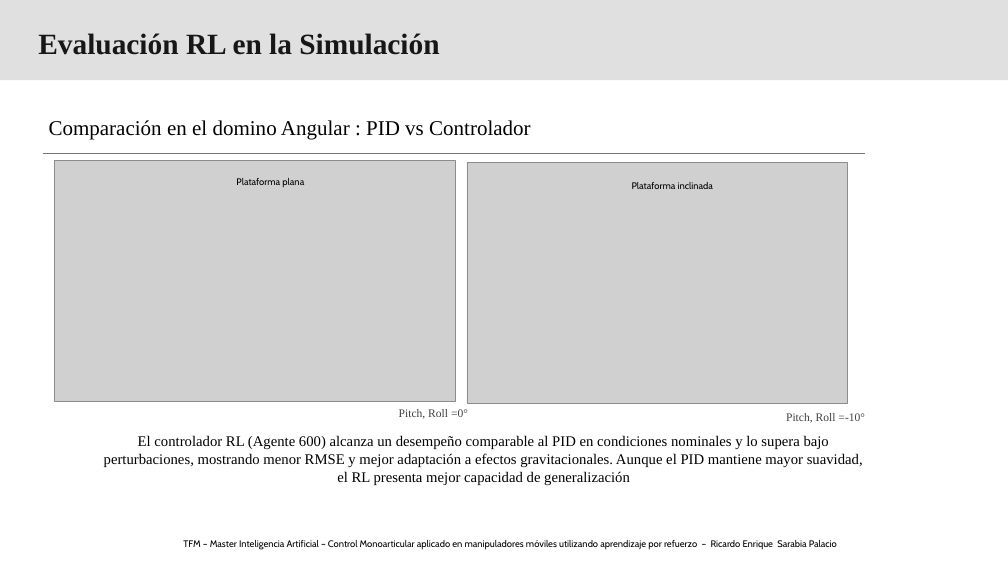
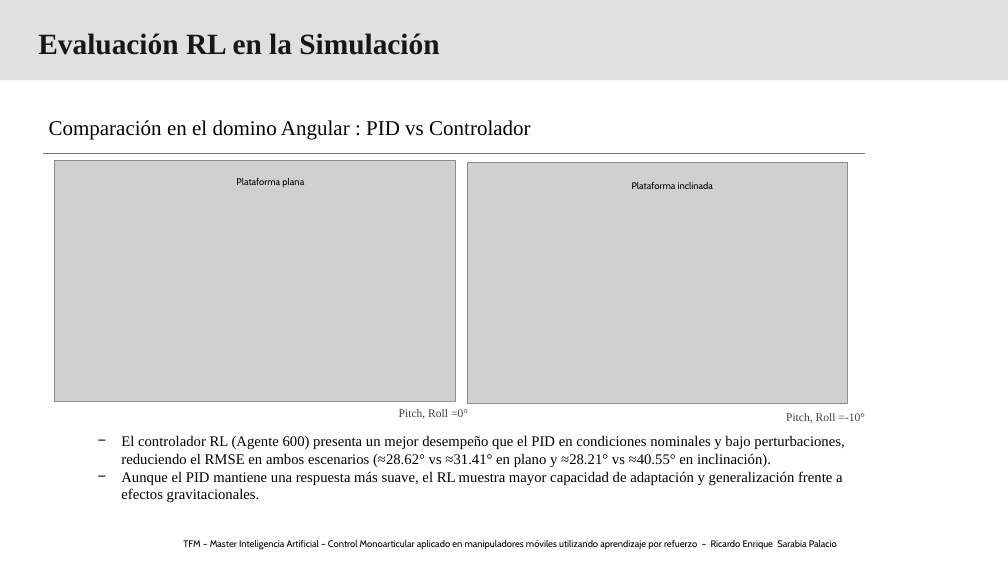
Before and after one commit to RichardSarabia/SimuladorBrazoLazaro_RLAgent_TFM_RicardoSarabia, a slide deck: slide 1 of Fase4/03_results/FaseA/ComparacionPID_vs_RL_F4A_Agente600.pptx. Drawn at 1008x567 pixels with LibreOffice and Linux fonts; fonts in the diff are those of the drawing; grey boxes stand for pictures; background and template pictures are left out. Boxes give left, top, right and bottom in pixels: in the first picture for what was removed or moved away, otherwise in the second. Text is boxed around its words. In the diff, an @@ line names an element or a change of style, - is before the commit and + after.

```diff
--- a/Fase4/03_results/FaseA/ComparacionPID_vs_RL_F4A_Agente600.pptx
+++ b/Fase4/03_results/FaseA/ComparacionPID_vs_RL_F4A_Agente600.pptx
@@ text at box(121, 435, 844, 502): text changed @@
-El controlador RL (Agente 600) alcanza un desempeño comparable al PID en condiciones nominales y lo supera bajo perturbaciones, mostrando menor RMSE y mejor adaptación a efectos gravitacionales. Aunque el PID mantiene mayor suavidad, el RL presenta mejor capacidad de generalización
+− El controlador RL (Agente 600) presenta un mejor desempeño que el PID en condiciones nominales y bajo perturbaciones, reduciendo el RMSE en ambos escenarios (≈28.62° vs ≈31.41° en plano y ≈28.21° vs ≈40.55° en inclinación).
+− Aunque el PID mantiene una respuesta más suave, el RL muestra mayor capacidad de adaptación y generalización frente a efectos gravitacionales.
```
Also in this commit, not shown: 2 other files.
